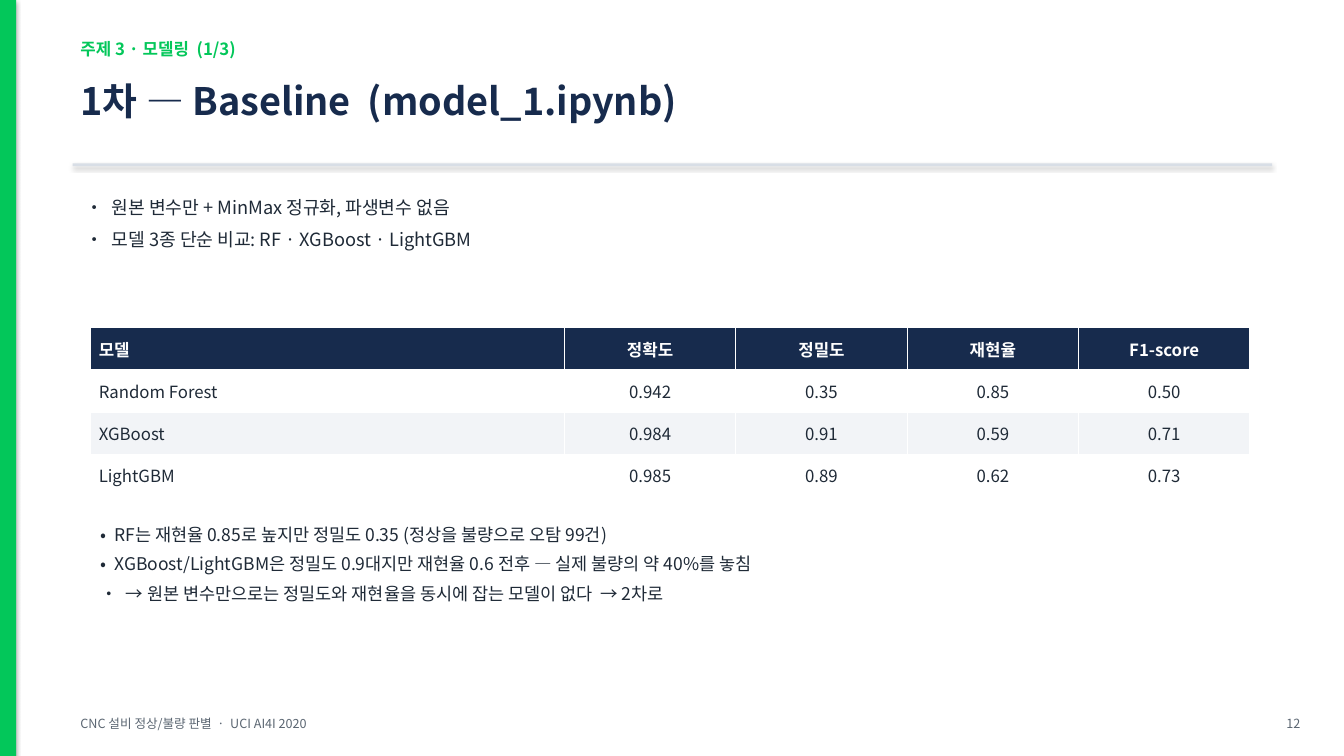
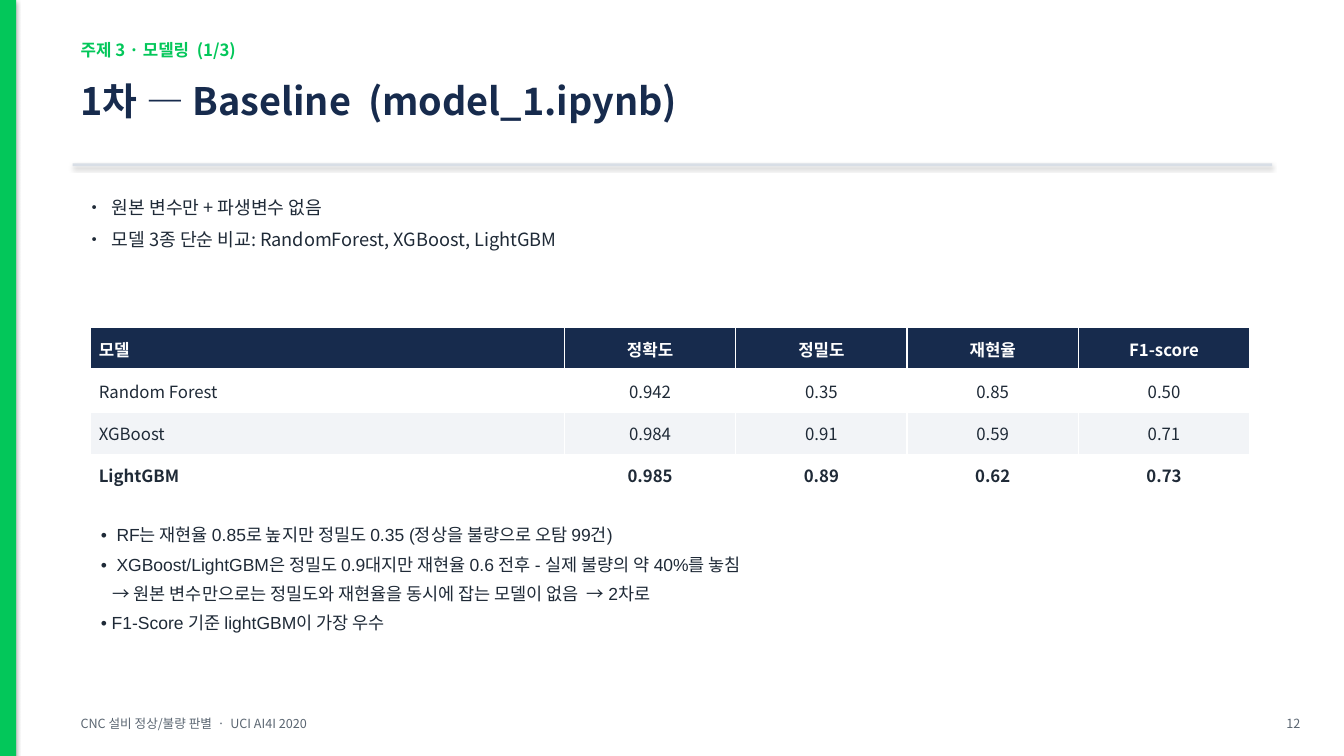
Before and after one commit to hmy7788/python_data_analyze, a slide deck: slide 10 of 발표자료_CNC설비_정상불량판별.pptx. Drawn at 1344x756 pixels with LibreOffice and Linux fonts; fonts in the diff are those of the drawing. Boxes give left, top, right and bottom in pixels: in the first picture for what was removed or moved away, otherwise in the second. Text is boxed around its words. In the diff, an @@ line names an element or a change of style, - is before the commit and + after.

```diff
--- a/발표자료_CNC설비_정상불량판별.pptx
+++ b/발표자료_CNC설비_정상불량판별.pptx
@@ text at <box>112,199,556,251</box>: text changed @@
-• 원본 변수만 + MinMax 정규화, 파생변수 없음
-• 모델 3종 단순 비교: RF · XGBoost · LightGBM
+• 원본 변수만 + 파생변수 없음
+• 모델 3종 단순 비교: RandomForest, XGBoost, LightGBM
@@ table at <box>91,328,1250,658</box> @@
@@ bold on in "LightGBM", "0.985", "0.89", "0.62" and 1 more places @@
@@ text at <box>117,526,612,545</box>: font Noto Sans CJK KR to Arial in "• RF는 재현율 0.85로 높지만 정밀도 0.35 ..."; less space between paragraphs @@
@@ text at <box>112,556,741,633</box>: text changed; font Noto Sans CJK KR to Arial @@
-• XGBoost/LightGBM은 정밀도 0.9대지만 재현율 0.6 전후 — 실제 불량의 약 40%를 놓침
-• → 원본 변수만으로는 정밀도와 재현율을 동시에 잡는 모델이 없다 → 2차로
+• XGBoost/LightGBM은 정밀도 0.9대지만 재현율 0.6 전후 - 실제 불량의 약 40%를 놓침
+→ 원본 변수만으로는 정밀도와 재현율을 동시에 잡는 모델이 없음 → 2차로
+• F1-Score 기준 lightGBM이 가장 우수
```
Also in this commit, not shown: 16 other slides changed, 5 slides added, 1 slide removed, 3 other files.
